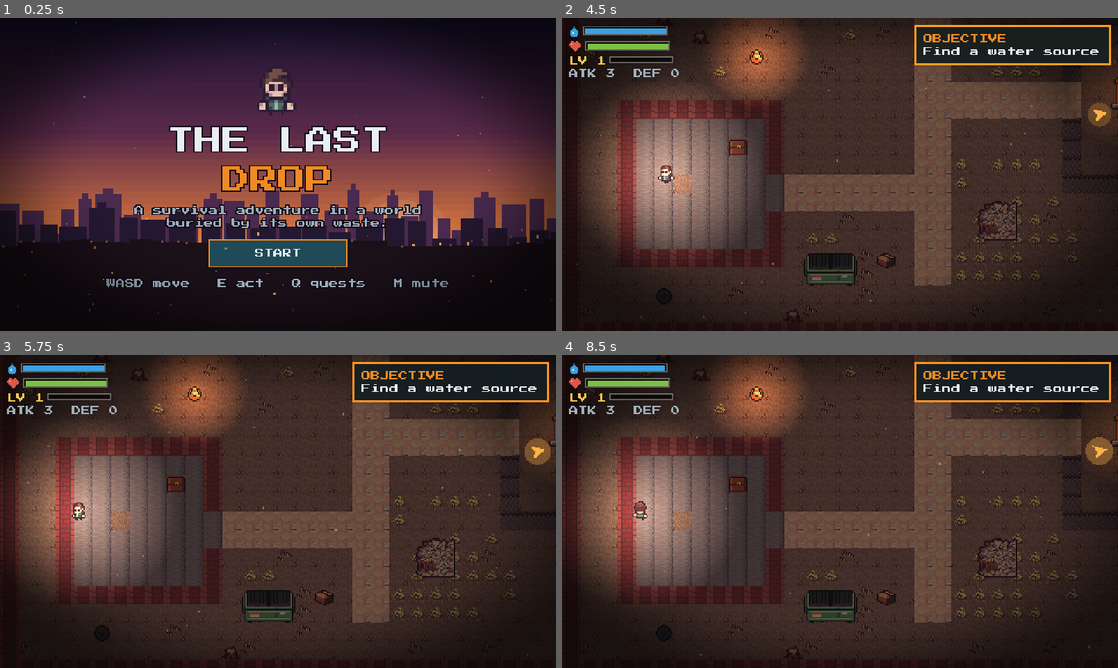
Above: before the commit, frames 1-4 (two rows, left to right).
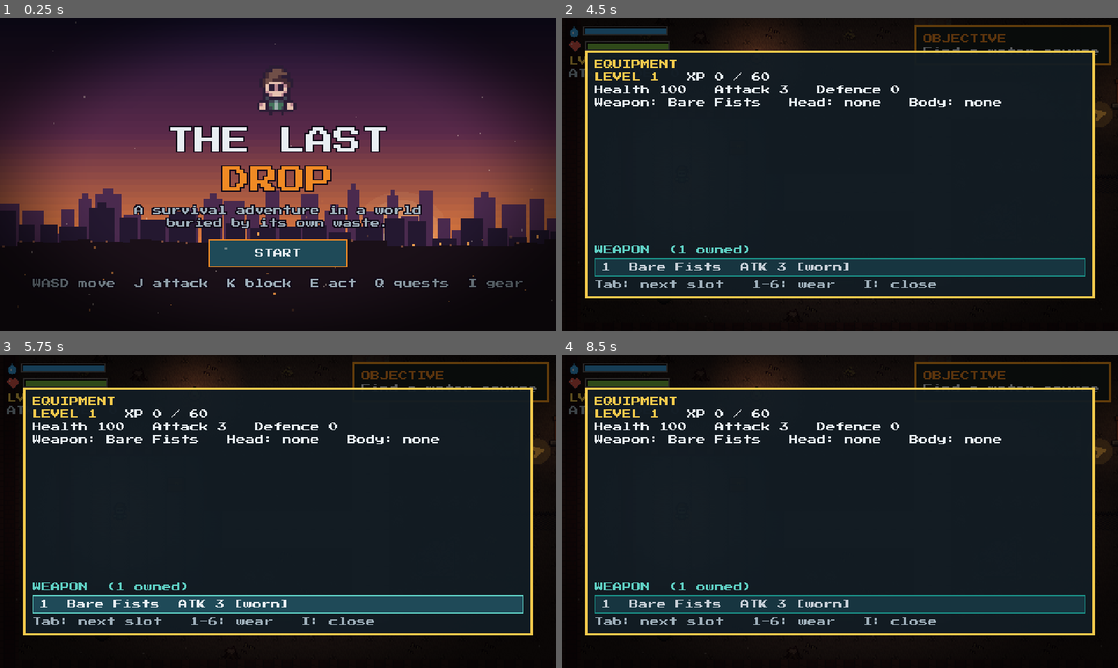
Above: after the commit, the same moments.

Repository: hsan-gg/the-last-drop
Game: Godot game, scene res://ui/title.tscn
Two runs of this game, one before a commit and one after it. Both use one fixed random seed, a clock stepped at 60 frames per second and the inputs below. Sound files missing from this copy of the repository are replaced by a short silence.
Inputs (mouse positions are in pixels of both pictures, inside the frame that each line leads up to):
- Up to frame 1 (0.25 s): no input
- Up to frame 2 (4.5 s): click "START" at 0.5 s; tap Enter (ui_accept) at 1.25, 1.52, 2, 2.75, 3.5 s; move the mouse to (962, 158) at 1.27 s; hold D (move_right) 1.28-2 s; hold K (block) 1.28-2 s; tap J (attack) at 1.35 s; click (962, 158) at 1.42 s; drag from (728, 190) to (995, 221) at 2.02 s; move the mouse to (895, 105) at 2.77 s; hold D (move_right) 2.78-3.5 s; hold Q (journal) 2.78-3.5 s; tap Tab (ui_focus_next) at 3.05 s; drag from (812, 237) to (739, 146) at 3.52 s; move the mouse to (1006, 221) at 4.27 s; hold A (move_left) from 4.28 s (still down); hold I (equipment, bound only after the commit) from 4.28 s (still down)
- Up to frame 3 (5.75 s): tap Enter (ui_accept) at 4.52 s; tap 1 at 4.55 s; release A (move_left) at 5 s; release I (equipment, bound only after the commit) at 5 s; click (278, 605) at 5 s, where only the run after the commit has a clickable "1 Bare Fists ATK 3 [worn]"
- Up to frame 4 (8.5 s): drag from (673, 464) to (995, 558) at 5.77 s; move the mouse to (867, 511) at 6.52 s; hold S (move_down) 6.53-7.25 s; tap 2 at 6.6 s; click (867, 511) at 6.67 s; tap 3 at 6.8 s; drag from (756, 433) to (639, 539) at 7.27 s; move the mouse to (962, 495) at 8.02 s; hold W (move_up) from 8.03 s (still down); tap 4 at 8.1 s; tap Enter (ui_accept) at 8.27 s; tap 5 at 8.3 s

The runs differ from the first frame. In frame 1, 0.7% of the frame differs, in the area x 5-94%, y 83-87%; in frame 2, 78%; in frame 3, 79%, in the area x 0-100%, y 0-100%; in frame 4, 79%.

Commit message:
feat: add the equipment screen, balance table and docs
Press I for level, stats and gear per slot. The quest toast no longer
collapses. docs/BALANCE.md is generated from the data. README and roadmap
describe combat, progression and the browser combat test.

Diff:
--- a/project.godot
+++ b/project.godot
@@ -88,6 +88,11 @@
 , Object(InputEventMouseButton,"resource_local_to_scene":false,"resource_name":"","device":-1,"window_id":0,"alt_presse …(244 unchanged characters)…
 ]
 }
+equipment={
+"deadzone": 0.5,
+"events": [Object(InputEventKey,"resource_local_to_scene":false,"resource_name":"","device":-1,"window_id":0,"alt_pressed":false,"shift_pressed":false,"ctrl_pressed":false,"meta_pressed":false,"pressed":false,"keycode":0,"physical_keycode":73,"key_label":0,"unicode":105,"location":0,"echo":false,"script":null)
+]
+}
 journal={
 "deadzone": 0.5,
 "events": [Object(InputEventKey,"resource_local_to_scene":false,"resource_name":"","device":-1,"window_id":0,"alt_press …(192 unchanged characters)…
--- a/test/e2e/ui_preview.gd
+++ b/test/e2e/ui_preview.gd
@@ -7,11 +7,12 @@
 var _quiz := QuizPanel.new()
 var _puzzle := PuzzlePanel.new()
 var _journal := QuestJournal.new()
+var _equipment := EquipmentPanel.new()
 var _step := 0
 
 
 func _ready() -> void:
-	for panel: OverlayPanel in [_quiz, _puzzle, _journal]:
+	for panel: OverlayPanel in [_quiz, _puzzle, _journal, _equipment]:
 		panel.pauses_game = false
 		add_child(panel)
 	for area_id in ["outpost", "factory", "dump"]:
@@ -30,16 +31,19 @@
 func _advance() -> void:
 	match _step:
 		0:
-			_quiz.open_quiz(QuizRules.pick(["battery_leak"]))
+			Gear.grant("rusty_sword")
+			Gear.grant("scrap_blade")
+			Gear.grant("hard_hat")
+			Gear.grant("tire_vest")
+			Progress.add_xp(150)
+			GameState.add_to_counter("kills", 3)
+			_equipment.toggle()
 		1:
-			_quiz.answer(0)
+			_equipment.next_slot()
 		2:
-			_quiz.continue_flow()
-			_puzzle.open_puzzle("waste_hierarchy", 3)
-			var steps: Array = Content.puzzle("waste_hierarchy")["steps"]
-			_puzzle.choose(steps[0])
-			_puzzle.choose(steps[1])
+			_equipment.toggle()
+			_journal.toggle()
 		3:
-			_puzzle.leave()
-			_journal.toggle()
+			_journal._show_all = true
+			_journal.refresh()
 	_step += 1
--- /dev/null
+++ b/test/unit/test_equipment_panel.gd
@@ -0,0 +1,56 @@
+extends GutTest
+## The equipment screen lists what you own and wears what you pick.
+
+var _panel: EquipmentPanel
+
+
+func before_each() -> void:
+	Gear.reset()
+	Progress.reset()
+	GameState.reset()
+	_panel = EquipmentPanel.new()
+	_panel.pauses_game = false
+	add_child_autofree(_panel)
+	_panel.refresh()
+
+
+func after_each() -> void:
+	Gear.reset()
+	Progress.reset()
+
+
+func test_it_starts_on_the_weapon_slot_with_fists_only() -> void:
+	assert_eq(_panel.slot(), "weapon")
+	assert_eq(_panel.listed(), ["fists"] as Array[String])
+
+
+func test_owned_gear_is_listed_strongest_first() -> void:
+	Gear.grant("scrap_blade")
+	Gear.grant("rusty_sword")
+	_panel.refresh()
+	assert_eq(_panel.listed(), ["scrap_blade", "rusty_sword", "fists"] as Array[String])
+
+
+func test_picking_an_item_wears_it() -> void:
+	Gear.grant("scrap_blade")
+	Gear.grant("rusty_sword")
+	_panel.refresh()
+	_panel.equip_listed(1)
+	assert_eq(Gear.equipped("weapon"), "rusty_sword")
+	assert_eq(Gear.weapon_damage(), 8)
+
+
+func test_tab_cycles_through_the_slots() -> void:
+	Gear.grant("hard_hat")
+	_panel.next_slot()
+	assert_eq(_panel.slot(), "head")
+	assert_eq(_panel.listed(), ["hard_hat"] as Array[String])
+	_panel.next_slot()
+	assert_eq(_panel.slot(), "body")
+	_panel.next_slot()
+	assert_eq(_panel.slot(), "weapon")
+
+
+func test_picking_a_slot_beyond_the_list_does_nothing() -> void:
+	_panel.equip_listed(5)
+	assert_eq(Gear.equipped("weapon"), "fists")
--- /dev/null
+++ b/ui/equipment/equipment_panel.gd
@@ -0,0 +1,120 @@
+class_name EquipmentPanel
+extends OverlayPanel
+## Press I: your level and stats, and the gear you own for each slot. Tab picks
+## the slot, 1 to 6 (or a click) wears the item.
+
+const RARITY_COLORS := {"common": "#c8d0d8", "uncommon": "#7bc043", "rare": "#4aa8ff", "epic": "#f2a030"}
+const SLOT_LABELS := {"weapon": "WEAPON", "head": "HEAD", "body": "BODY"}
+const MAX_LISTED := 6
+const NUMBER_KEYS := [KEY_1, KEY_2, KEY_3, KEY_4, KEY_5, KEY_6]
+
+var _slot_index := 0
+var _stats: RichTextLabel
+var _slot_title: Label
+var _buttons: Array[Button] = []
+var _listed: Array[String] = []
+
+
+func _ready() -> void:
+	_build_shell(Vector2(440, 214), UiTheme.COLOR_YELLOW)
+	_box.add_child(_label("EQUIPMENT", UiTheme.COLOR_YELLOW))
+	_stats = _rich(50)
+	_box.add_child(_stats)
+	_slot_title = _label("", UiTheme.COLOR_TEAL)
+	_box.add_child(_slot_title)
+	for index in MAX_LISTED:
+		var button := _button("", _equip_listed.bind(index))
+		_buttons.append(button)
+		_box.add_child(button)
+	_box.add_child(_label("Tab: next slot   1-6: wear   I: close", UiTheme.COLOR_MUTED))
+	EventBus.gear_changed.connect(refresh)
+
+
+func slot() -> String:
+	return Gear.SLOTS[_slot_index]
+
+
+func toggle() -> void:
+	if visible:
+		_hide_panel()
+	elif not get_tree().paused:
+		refresh()
+		_show_panel()
+
+
+func next_slot() -> void:
+	_slot_index = (_slot_index + 1) % Gear.SLOTS.size()
+	refresh()
+
+
+func listed() -> Array[String]:
+	return _listed.duplicate()
+
+
+## Owned gear for the selected slot, strongest first, fists last.
+func owned_for_slot(slot_name: String) -> Array[String]:
+	var owned := Gear.owned_in_slot(slot_name)
+	owned.sort_custom(func(a: String, b: String) -> bool:
+		return _power(Gear.definition(a)) > _power(Gear.definition(b)))
+	return owned
+
+
+func refresh() -> void:
+	if _stats == null:
+		return
+	var damage := CombatRules.player_damage(Gear.weapon_damage(), Progress.level)
+	_stats.text = "[color=#f2c94c]LEVEL %d[/color]   XP %d / %d\nHealth %d   Attack %d   Defence %d\nWeapon: %s   Head: %s   Body: %s" % [
+		Progress.level, Progress.xp, Progress.xp_needed(), int(Survival.max_health()), damage, Gear.armor(),
+		_name_in(Gear.equipped("weapon")), _name_in(Gear.equipped("head")), _name_in(Gear.equipped("body"))]
+	_slot_title.text = "%s  (%d owned)" % [SLOT_LABELS[slot()], owned_for_slot(slot()).size()]
+	_listed = owned_for_slot(slot())
+	if _listed.size() > MAX_LISTED:
+		_listed.resize(MAX_LISTED)
+	for index in _buttons.size():
+		var button := _buttons[index]
+		button.visible = index < _listed.size()
+		if index < _listed.size():
+			var item := Gear.definition(_listed[index])
+			var worn := " [worn]" if Gear.equipped(slot()) == _listed[index] else ""
+			button.text = "%d  %s  %s%s" % [index + 1, item["name"], _stat_text(item), worn]
+			button.add_theme_color_override("font_color", Color(RARITY_COLORS.get(item.get("rarity", "common"), "#c8d0d8")))
+	if _listed.is_empty():
+		_slot_title.text += "  nothing yet: find chests, defeat zombies"
+
+
+func equip_listed(index: int) -> void:
+	if index >= 0 and index < _listed.size():
+		Gear.equip(_listed[index])
+		EventBus.sfx_requested.emit("click")
+
+
+func _equip_listed(index: int) -> void:
+	equip_listed(index)
+
+
+func _name_in(gear_id: String) -> String:
+	return Gear.definition(gear_id).get("name", "none") if not gear_id.is_empty() else "none"
+
+
+func _stat_text(item: Dictionary) -> String:
+	return "ATK %d" % item["damage"] if item.has("damage") else "DEF %d" % item["armor"]
+
+
+func _power(item: Dictionary) -> int:
+	return int(item.get("damage", 0)) + int(item.get("armor", 0))
+
+
+func _unhandled_input(event: InputEvent) -> void:
+	if event.is_action_pressed("equipment"):
+		get_viewport().set_input_as_handled()
+		toggle()
+		return
+	if not visible or _just_opened():
+		return
+	var key := event as InputEventKey
+	if event.is_action_pressed("ui_focus_next"):
+		get_viewport().set_input_as_handled()
+		next_slot()
+	elif key != null and key.pressed and not key.echo and NUMBER_KEYS.has(key.keycode):
+		get_viewport().set_input_as_handled()
+		equip_listed(NUMBER_KEYS.find(key.keycode))
--- a/ui/hud.gd
+++ b/ui/hud.gd
@@ -42,6 +42,7 @@
 	add_child(QuizPanel.new())
 	add_child(PuzzlePanel.new())
 	add_child(QuestJournal.new())
+	add_child(EquipmentPanel.new())
 
 	EventBus.prompt_changed.connect(_on_prompt_changed)
 	EventBus.inventory_changed.connect(_refresh_inventory)
--- a/ui/journal/quest_journal.gd
+++ b/ui/journal/quest_journal.gd
@@ -18,7 +18,7 @@
 	_body = _rich(150)
 	_body.scroll_active = true
 	_box.add_child(_body)
-	_box.add_child(_label("Press Q to close", UiTheme.COLOR_MUTED))
+	_box.add_child(_label("Q: close   Tab: this area / all   Up, Down: scroll", UiTheme.COLOR_MUTED))
 	_build_toast()
 	EventBus.quest_completed.connect(_on_quest_completed)
 
@@ -60,7 +60,7 @@
 	for quest in QuestRules.sorted_by_difficulty(shown):
 		lines.append(_quest_line(quest))
 	lines.append("")
-	lines.append("[color=#9fb0bb]%d of %d done   Tab: switch page[/color]" % [done, total])
+	lines.append("[color=#9fb0bb]%d of %d side quests done[/color]" % [done, total])
 	return "\n".join(lines)
 
 
@@ -101,11 +101,14 @@
 	_toast.theme = UiTheme.get_theme()
 	_toast.add_theme_stylebox_override("panel", UiTheme.panel_style(UiTheme.COLOR_GREEN))
 	_toast.set_anchors_preset(Control.PRESET_CENTER_TOP)
+	_toast.offset_left = -120.0
+	_toast.offset_right = 120.0
 	_toast.offset_top = 36.0
 	_toast.mouse_filter = Control.MOUSE_FILTER_IGNORE
 	_toast.visible = false
 	toast_layer.add_child(_toast)
 	_toast_label = _label("", UiTheme.COLOR_TEXT)
+	_toast_label.custom_minimum_size = Vector2(224, 0)
 	_toast_label.horizontal_alignment = HORIZONTAL_ALIGNMENT_CENTER
 	_toast.add_child(_toast_label)
 
--- a/ui/title.gd
+++ b/ui/title.gd
@@ -3,7 +3,7 @@
 
 const SHEET := preload("res://assets/sprites/player.png")
 const TAGLINE := "A survival adventure in a world buried by its own waste."
-const CONTROLS := "WASD move   E act   Q quests   M mute"
+const CONTROLS := "WASD move  J attack  K block  E act  Q quests  I gear"
 
 var _start: Button
 
Not shown, added: test/unit/test_equipment_panel.gd.uid
Not shown, added: ui/equipment/equipment_panel.gd.uid
Not shown, added: docs/BALANCE.md
Not shown, changed: docs/ROADMAP.md
